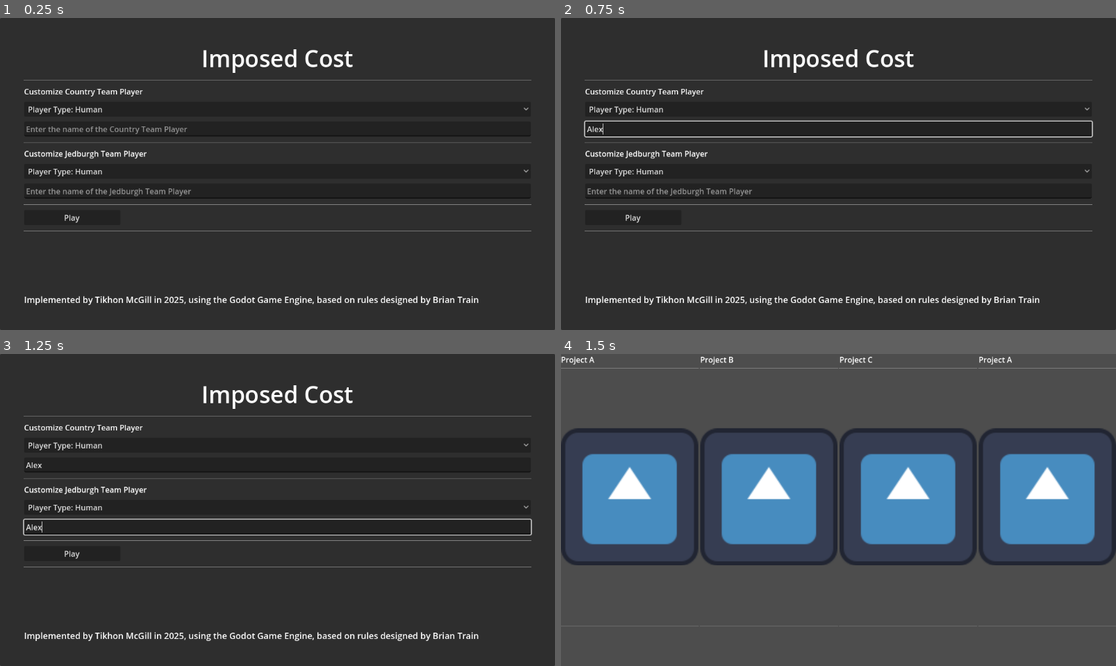
Above: before the commit, frames 1-4 (two rows, left to right).
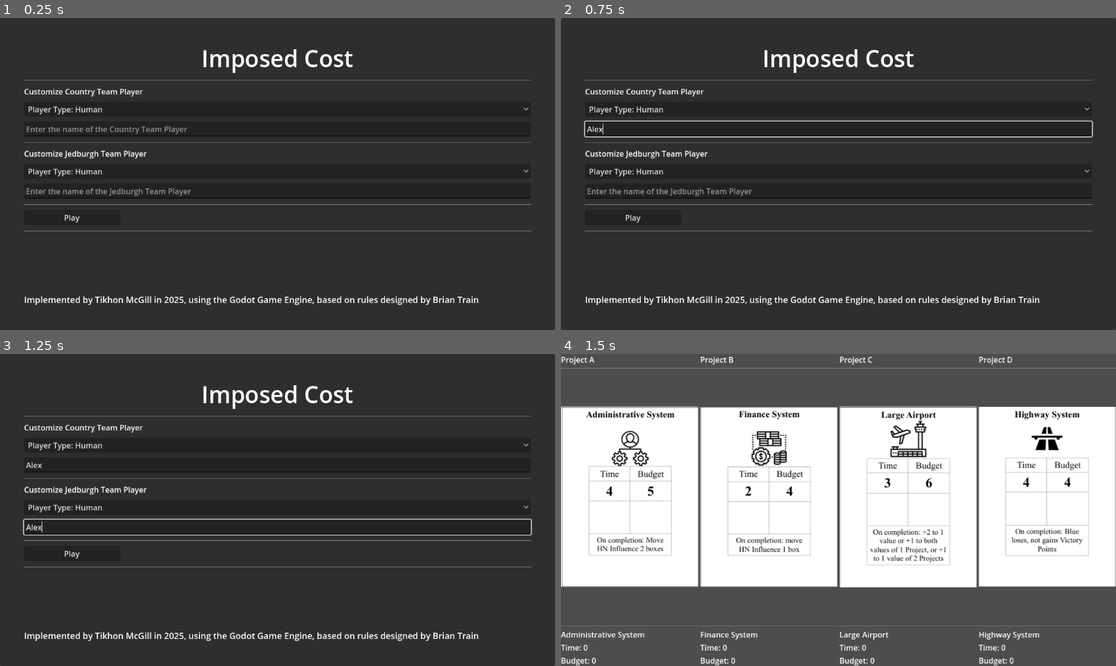
Above: after the commit, the same moments.

Repository: TikhonMcGill/ImposedCost
Game: Godot game, scene res://assets/scenes/main_menu/main_menu.tscn
Two runs of this game, one before a commit and one after it. Both use one fixed random seed, a clock stepped at 60 frames per second and the inputs below. The engine's default icon, where the game draws it, is replaced by a stand-in: a white triangle on a blue panel in a dark square.
Inputs (mouse positions are in pixels of both pictures, inside the frame that each line leads up to):
- Up to frame 1 (0.25 s): no input
- Up to frame 2 (0.75 s): click (838, 130) at 0.52 s; type "Alex" at 0.6 s
- Up to frame 3 (1.25 s): click (277, 525) at 0.75 s; type "Alex" at 0.83 s
- Up to frame 4 (1.5 s): click "Play" at 1.25 s

Frames 1-3 are identical in both runs. In frame 4, 57% of the frame differs, in the area x 0-100%, y 0-100%.
Error before the commit: Invalid access to property or key 'project_card' on a base object of type 'Nil'. (res://assets/scenes/game/project_container/project_container.gd:17)

Commit message:
Make Project Cards displayed ingame

Diff:
--- a/assets/scenes/game/game.gd
+++ b/assets/scenes/game/game.gd
@@ -1,11 +1,15 @@
 extends Node
 
 const RANDOM_PLAYER_SCENE: PackedScene = preload("res://assets/scenes/game/player/random_player/random_player.tscn")
+
+const PROJECT_CONTAINER_SCENE: PackedScene = preload("res://assets/scenes/game/project_container/project_container.tscn")
 
 var game_state: GameState = GameState.new()
 
 var country_team_player: Player
 var jedburgh_team_player: Player
+
+@onready var project_container_container: HBoxContainer = $GameBoard/ProjectContainerContainer
 
 func _ready() -> void:
 	_setup_game()
@@ -24,9 +28,47 @@
 	country_team_player.my_game = game_state
 	jedburgh_team_player.my_game = game_state
 
+	country_team_player.player_move_taken.connect(handle_country_player_move)
+	jedburgh_team_player.player_move_taken.connect(handle_jedburgh_player_move)
+
+#Handle a Move being taken by the Game
 func handle_move_taken(move: Move) -> void:
+	print(move)
 	if move is SelectProjectsMove:
-		var projects: Array[Project]
+		var projects: Array[Project] = game_state.projects
+
+		assert(len(projects) == 4, "Project Sizes that aren't 4 not Supported Yet")
+
+		var letter_indices: PackedStringArray = ["A","B","C","D"]
+
+		#Create Project Containers for each Project
+		for i: int in range(len(projects)):
+			var new_cont: ProjectContainer = create_project_container(projects[i])
+			new_cont.project_label.text = "Project %s" % letter_indices[i]
+
+#Handle the Country Team Player taking their Move
+func handle_country_player_move(move: Move) -> void:
+	game_state.do_move(move)
+
+	#if country_team_player.is_my_turn() == true:
+		#country_team_player.take_turn()
+	#else:
+		#jedburgh_team_player.take_turn()
+
+#Handle the Jedburgh Team Player taking their Move
+func handle_jedburgh_player_move(move: Move) -> void:
+	game_state.do_move(move)
+
+	#if jedburgh_team_player.is_my_turn() == true:
+		#jedburgh_team_player.take_turn()
+	#else:
+		#country_team_player.take_turn()
+
+func create_project_container(project: Project) -> ProjectContainer:
+	var new_container: ProjectContainer = PROJECT_CONTAINER_SCENE.instantiate()
+	project_container_container.add_child(new_container)
+	new_container.set_project(project)
+	return new_container
 
 func _setup_game() -> void:
 	randomize()
--- a/assets/scenes/game/game.tscn
+++ b/assets/scenes/game/game.tscn
@@ -1,8 +1,6 @@
-[gd_scene load_steps=4 format=3 uid="uid://bhuq1yrd5xvgf"]
+[gd_scene load_steps=2 format=3 uid="uid://bhuq1yrd5xvgf"]
 
 [ext_resource type="Script" path="res://assets/scenes/game/game.gd" id="1_u5a5u"]
-[ext_resource type="PackedScene" uid="uid://cqmvug1vyaxk5" path="res://assets/scenes/game/project_container/project_container.tscn" id="2_8v3u6"]
-[ext_resource type="Texture2D" uid="uid://b7gejfpcrvx6y" path="res://icon.svg" id="2_pnjer"]
 
 [node name="Game" type="Node"]
 script = ExtResource("1_u5a5u")
@@ -14,95 +12,6 @@
 grow_horizontal = 2
 grow_vertical = 2
 
-[node name="HBoxContainer" type="HBoxContainer" parent="GameBoard"]
-layout_mode = 2
-
-[node name="ProjectContainer" parent="GameBoard/HBoxContainer" instance=ExtResource("2_8v3u6")]
-layout_mode = 2
-
-[node name="ProjectBContainer" type="VBoxContainer" parent="GameBoard/HBoxContainer"]
-layout_mode = 2
-size_flags_horizontal = 3
-
-[node name="BLabel" type="Label" parent="GameBoard/HBoxContainer/ProjectBContainer"]
-layout_mode = 2
-text = "Project B"
-
-[node name="HSeparator2" type="HSeparator" parent="GameBoard/HBoxContainer/ProjectBContainer"]
-layout_mode = 2
-
-[node name="TextureRect" type="TextureRect" parent="GameBoard/HBoxContainer/ProjectBContainer"]
+[node name="ProjectContainerContainer" type="HBoxContainer" parent="GameBoard"]
 layout_mode = 2
 size_flags_vertical = 3
-texture = ExtResource("2_pnjer")
-stretch_mode = 5
-
-[node name="HSeparator" type="HSeparator" parent="GameBoard/HBoxContainer/ProjectBContainer"]
-layout_mode = 2
-
-[node name="ProjectNameLabel" type="Label" parent="GameBoard/HBoxContainer/ProjectBContainer"]
-layout_mode = 2
-
-[node name="TimeLabel" type="Label" parent="GameBoard/HBoxContainer/ProjectBContainer"]
-layout_mode = 2
-
-[node name="BudgetLabel" type="Label" parent="GameBoard/HBoxContainer/ProjectBContainer"]
-layout_mode = 2
-
-[node name="ProjectCContainer" type="VBoxContainer" parent="GameBoard/HBoxContainer"]
-layout_mode = 2
-size_flags_horizontal = 3
-
-[node name="ALabel" type="Label" parent="GameBoard/HBoxContainer/ProjectCContainer"]
-layout_mode = 2
-text = "Project C"
-
-[node name="HSeparator2" type="HSeparator" parent="GameBoard/HBoxContainer/ProjectCContainer"]
-layout_mode = 2
-
-[node name="TextureRect" type="TextureRect" parent="GameBoard/HBoxContainer/ProjectCContainer"]
-layout_mode = 2
-size_flags_vertical = 3
-texture = ExtResource("2_pnjer")
-stretch_mode = 5
-
-[node name="HSeparator" type="HSeparator" parent="GameBoard/HBoxContainer/ProjectCContainer"]
-layout_mode = 2
-
-[node name="ProjectNameLabel" type="Label" parent="GameBoard/HBoxContainer/ProjectCContainer"]
-layout_mode = 2
-
-[node name="TimeLabel" type="Label" parent="GameBoard/HBoxContainer/ProjectCContainer"]
-layout_mode = 2
-
-[node name="BudgetLabel" type="Label" parent="GameBoard/HBoxContainer/ProjectCContainer"]
-layout_mode = 2
-
-[node name="ProjectDContainer" type="VBoxContainer" parent="GameBoard/HBoxContainer"]
-layout_mode = 2
-size_flags_horizontal = 3
-
-[node name="ALabel" type="Label" parent="GameBoard/HBoxContainer/ProjectDContainer"]
-layout_mode = 2
-text = "Project A"
-
-[node name="HSeparator2" type="HSeparator" parent="GameBoard/HBoxContainer/ProjectDContainer"]
-layout_mode = 2
-
-[node name="TextureRect" type="TextureRect" parent="GameBoard/HBoxContainer/ProjectDContainer"]
-layout_mode = 2
-size_flags_vertical = 3
-texture = ExtResource("2_pnjer")
-stretch_mode = 5
-
-[node name="HSeparator" type="HSeparator" parent="GameBoard/HBoxContainer/ProjectDContainer"]
-layout_mode = 2
-
-[node name="ProjectNameLabel" type="Label" parent="GameBoard/HBoxContainer/ProjectDContainer"]
-layout_mode = 2
-
-[node name="TimeLabel" type="Label" parent="GameBoard/HBoxContainer/ProjectDContainer"]
-layout_mode = 2
-
-[node name="BudgetLabel" type="Label" parent="GameBoard/HBoxContainer/ProjectDContainer"]
-layout_mode = 2
--- a/assets/scenes/game/project_container/project_container.tscn
+++ b/assets/scenes/game/project_container/project_container.tscn
@@ -5,6 +5,7 @@
 
 [node name="ProjectContainer" type="VBoxContainer"]
 size_flags_horizontal = 3
+size_flags_vertical = 3
 script = ExtResource("1_7lc6d")
 
 [node name="ProjectLabel" type="Label" parent="."]
--- a/assets/scripts/game_state/game_state.gd
+++ b/assets/scripts/game_state/game_state.gd
@@ -158,8 +158,11 @@
 func do_move(move: Move) -> void:
 	if move is SelectProjectsMove:
 		for p: ProjectCard in move.projects_to_select:
-			var new_project: Project = Project.new(p.min_time, p.min_budget, p)
+			var new_project: Project = Project.new(p)
 			projects.append(new_project)
+
+		#Move onto Operations Phase once game Set Up
+		phase = PHASE.OPERATIONS
 
 	move_taken.emit(move)
 
--- a/assets/scripts/game_state/project.gd
+++ b/assets/scripts/game_state/project.gd
@@ -3,11 +3,14 @@
 
 ##A Resource representing an Imposed Cost Project that is in play
 
-var time: int ##The Time Value of the Project
-var budget: int ##The Budget Value of the Project
+var time: int = 0 ##The Time Value of the Project, 0 at start
+var budget: int = 0 ##The Budget Value of the Project, 0 at start
 var project_card: ProjectCard ##The Project Card used as the Blueprint for the Project
 
-func _init(min_time: int, min_budget: int, _card: ProjectCard) -> void:
-	time = min_time
-	budget = min_budget
+func _init(_card: ProjectCard) -> void:
 	project_card = _card
+
+##Determine whether the Project is Complete
+##Any Projects that meet or exceed Time AND Budget minimal values of their Card are Complete
+func is_project_complete() -> bool:
+	return time >= project_card.min_time and budget >= project_card.min_budget
Not shown, changed: admin/ideas.txt
Not shown, changed: admin/plans.txt
